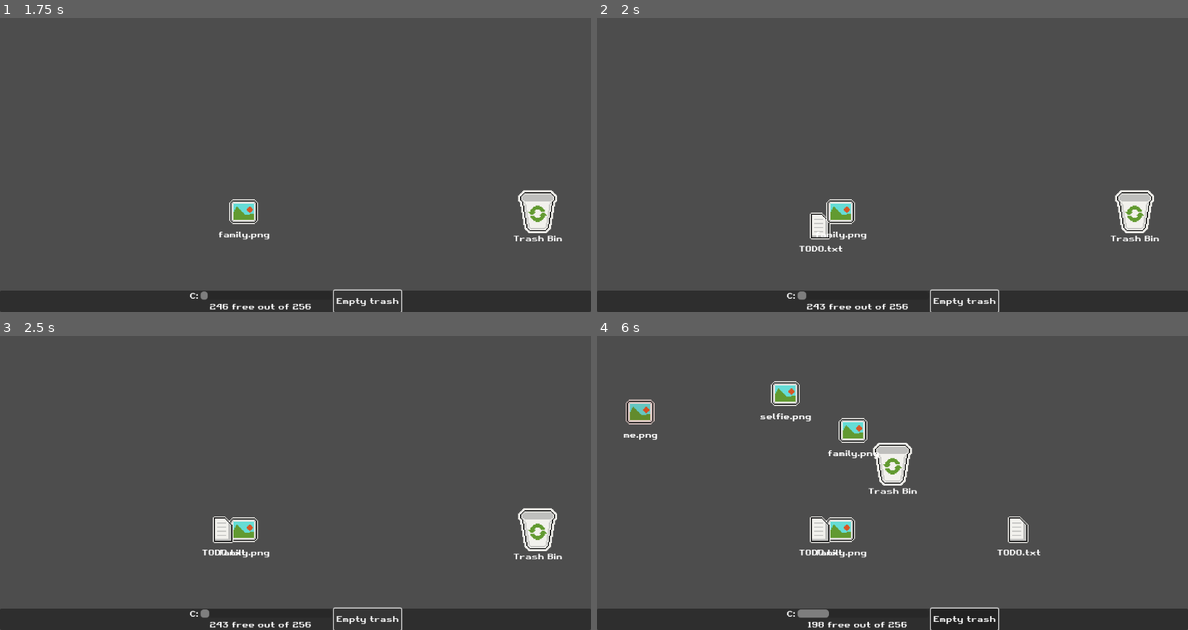
Above: before the commit, frames 1-4 (two rows, left to right).
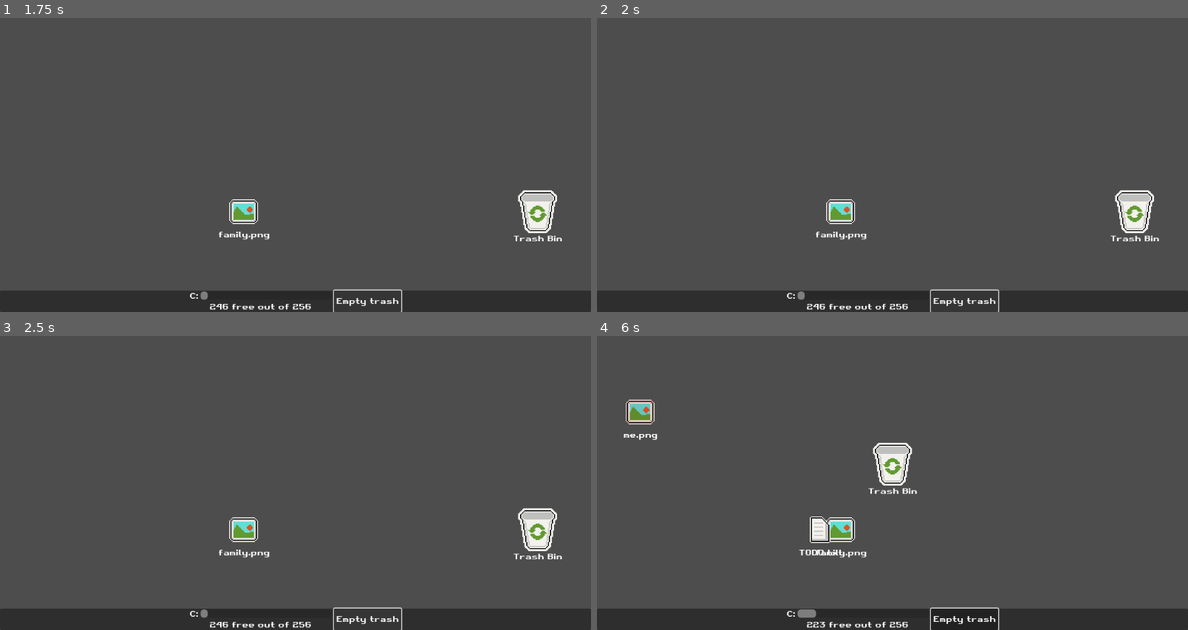
Above: after the commit, the same moments.

Repository: VileOar/ludum-dare-54
Game: Godot game, scene res://scenes/main.tscn
The game is run twice, just before and just after one commit, with the same random seed, the same clock (stepped at 60 frames per second) and the same inputs.
Inputs (mouse positions are in pixels of both pictures, inside the frame that each line leads up to):
- Up to frame 1 (1.75 s): click "Empty trash" at 0.5 s; click "Empty trash" at 1.25 s
- Up to frame 2 (2 s): no input
- Up to frame 3 (2.5 s): click "Empty trash" at 2 s
- Up to frame 4 (6 s): tap Enter at 2.75 s; drag from (1134, 530) to (892, 465) at 2.77 s; tap Space at 3.5 s; drag from (774, 480) to (892, 465) at 3.52 s; move the mouse to (951, 391) at 4.27 s; click (951, 391) at 4.42 s; drag from (862, 530) to (715, 415) at 5.02 s; move the mouse to (1069, 515) at 5.77 s; click (1069, 515) at 5.92 s

Frame 1 is identical in both runs. In frame 2, 0.4% of the frame differs, in the area x 34-42%, y 66-99%; in frame 3, 0.4%; in frame 4, 1.6%, in the area x 27-75%, y 15-100%.

Commit message:
waves system

Diff:
--- a/scenes/spawner.tscn
+++ b/scenes/spawner.tscn
@@ -9,7 +9,11 @@
 one_shot = true
 autostart = true
 
-[node name="SpawnRateTimer" type="Timer" parent="."]
+[node name="SpawnModifierTimer" type="Timer" parent="."]
+one_shot = true
+
+[node name="WavesTimer" type="Timer" parent="."]
 
 [connection signal="timeout" from="SpawnTimer" to="." method="_on_spawn_timer_timeout"]
-[connection signal="timeout" from="SpawnRateTimer" to="." method="_on_spawn_rate_timer_timeout"]
+[connection signal="timeout" from="SpawnModifierTimer" to="." method="_on_spawn_modifier_timer_timeout"]
+[connection signal="timeout" from="WavesTimer" to="." method="_on_waves_timer_timeout"]
--- a/scripts/autoloads/global.gd
+++ b/scripts/autoloads/global.gd
@@ -2,6 +2,7 @@
 
 var selected_files : Array = []
 var ignore_inputs := false
+
 
 func _ready():
 	randomize()
@@ -27,6 +28,22 @@
 	FileTypes.CORRUPTED_FOLDER : 10,
 	FileTypes.ERROR_MESSAGE_EXE : 3
 }
+
+## time in seconds that each wave takes. If -1 then it keeps going forever
+const WAVE_TIMES = {
+	1 :20,
+	2 : 20,
+	3 : 30,
+	4 : 60,
+	5 : -1
+}
+
+var current_wave = 1:
+	set(value):
+		current_wave = value
+		if current_wave > WAVE_TIMES.size():
+			current_wave = WAVE_TIMES.size()
+
 
 ## should only be set by desktop
 var bounds_rect : Rect2
@@ -59,7 +76,7 @@
 			"anim_name": "folder"
 		},
 		{
-			"name" : "bitcoin miner",
+			"name" : "bitcoin_miner.exe",
 			"size" : 14,
 			"anim_name": "exe"
 		},
--- a/scripts/autoloads/signal_manager.gd
+++ b/scripts/autoloads/signal_manager.gd
@@ -14,7 +14,7 @@
 signal file_created(file)
 
 # Corrupted Files signals
-signal change_spawn_time(time)
+signal change_spawn_time(time, duration)
 signal explode_files(origin_point, quantity)
 
 
--- a/scripts/files/corrupted_file.gd
+++ b/scripts/files/corrupted_file.gd
@@ -2,6 +2,8 @@
 class_name CorruptedFile
 
 const EXPLODE_QUANTITY = 10
+const RATE_MODIFIER = 0.2  ## in seconds
+const MODIFIER_DUARATION = 3.0
 
 
 func delete():
@@ -12,9 +14,11 @@
 			explode_files()
 	queue_free()
 
+
 ## Increase Spawn
 func increase_spawn_rate():
-	SignalManager.change_spawn_time.emit(0.2)
+	SignalManager.change_spawn_time.emit(RATE_MODIFIER, MODIFIER_DUARATION)
+
 
 ## Explode Files
 func explode_files():
--- a/scripts/systems/file_spawner.gd
+++ b/scripts/systems/file_spawner.gd
@@ -2,25 +2,40 @@
 
 
 @onready var spawn_timer = $SpawnTimer
-@onready var spawn_rate_timer = $SpawnRateTimer
+@onready var spawn_modifier_timer = $SpawnModifierTimer
+@onready var waves_timer : Timer = $WavesTimer
 
-func _ready():
-	SignalManager.change_spawn_time.connect(change_spawn_time)
+## In seconds. Defines spawn time per wave.
+const WAVE_RATE = {
+	1 : 2.0,
+	2 : 1.5,
+	3 : 1.2,
+	4 : 1,
+	5 : 0.9
+}
+var spawn_time
+
 
 ## if this variable is true, spawn files periodically
 var enable_spawning : bool = true:
 	set(value):
 		if value:
-			spawn_timer.start(spawn_time)
+			spawn_timer.start(WAVE_RATE[Global.current_wave])
 		else:
 			spawn_timer.stop()
 
-var spawn_time = 1.0 # sec
+var values := Global.FileTypes.values()
+var weights := Global.FILE_TYPES_WEIGHTS
+
+
+func _ready():
+	SignalManager.change_spawn_time.connect(change_spawn_time)
+	spawn_time = WAVE_RATE[Global.current_wave]
+
+	waves_timer.start(Global.WAVE_TIMES[Global.current_wave])
 
 
 func _on_spawn_timer_timeout():
-	var values = Global.FileTypes.values()
-	var weights := Global.FILE_TYPES_WEIGHTS
 	var sum = Global.sum_array(weights.values())
 	var result = randi() % sum + 1
 
@@ -33,13 +48,23 @@
 			break
 
 	SignalManager.new_file.emit(type)
-
+	spawn_time = WAVE_RATE[Global.current_wave]
 	spawn_timer.start(spawn_time)
 
-func change_spawn_time(time):
+
+func change_spawn_time(time, modifier_duration):
 	spawn_time = time
-	spawn_rate_timer.start(3.0)
+	spawn_modifier_timer.start(modifier_duration)
 
 
-func _on_spawn_rate_timer_timeout():
-	spawn_time = 1.0
+func _on_spawn_modifier_timer_timeout():
+	spawn_time = WAVE_RATE[Global.current_wave]
+
+
+func _on_waves_timer_timeout():
+	if Global.current_wave >= Global.WAVE_TIMES.size():
+		waves_timer.stop()
+	else:
+		Global.current_wave += 1
+		print(Global.current_wave)
+		waves_timer.start(Global.WAVE_TIMES[Global.current_wave])
